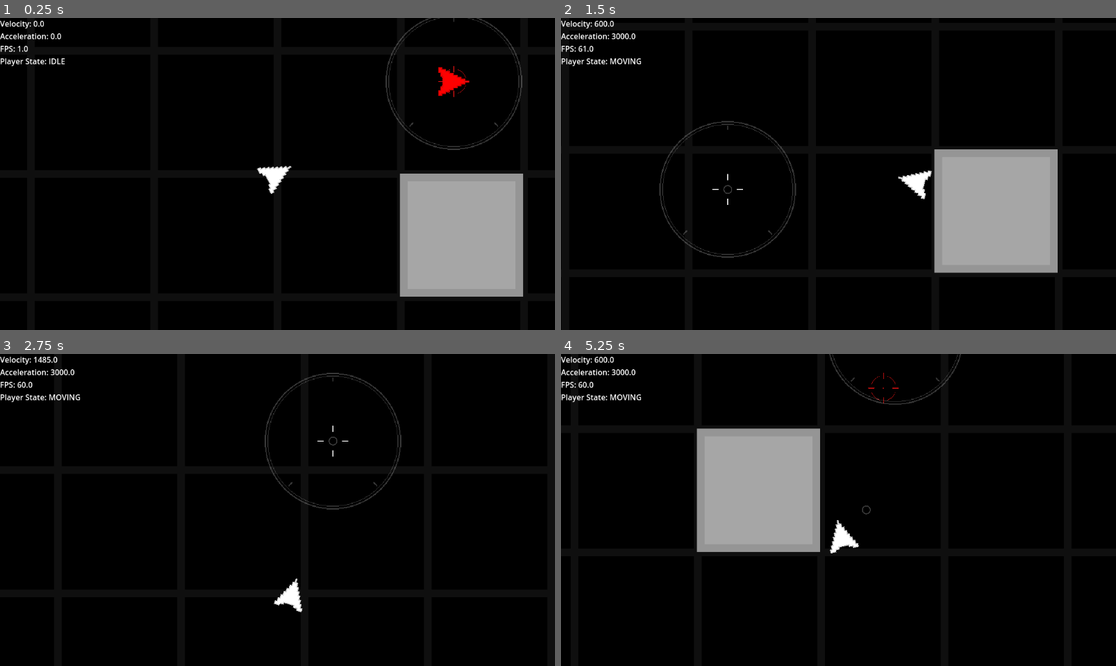
Above: before the commit, frames 1-4 (two rows, left to right).
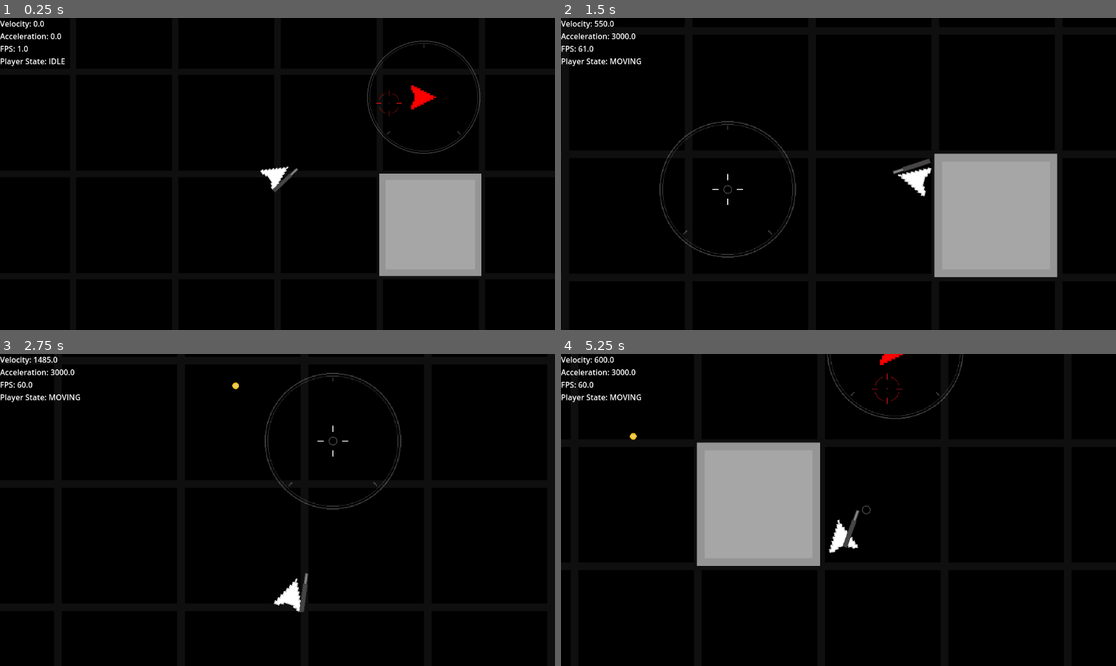
Above: after the commit, the same moments.

Repository: Morogox/AC2D
Game: Godot game, scene res://Scenes/main.tscn
The game is run twice, just before and just after one commit, with the same random seed, the same clock (stepped at 60 frames per second) and the same inputs.
Inputs (mouse positions are in pixels of both pictures, inside the frame that each line leads up to):
- Up to frame 1 (0.25 s): no input
- Up to frame 2 (1.5 s): move the mouse to (960, 158) at 0.52 s; hold D (ui_right) 0.53-1.28 s; hold Right mouse button (ui_fireR, bound only after the commit) 0.53-1.28 s; move the mouse to (727, 189) at 1.27 s; hold S (ui_down) from 1.28 s (still down); right-click (727, 189) at 1.35 s
- Up to frame 3 (2.75 s): move the mouse to (333, 441) at 2.02 s; release S (ui_down) at 2.03 s; hold D (ui_right) from 2.03 s (still down); hold Right mouse button (ui_fireR, bound only after the commit) from 2.03 s (still down)
- Up to frame 4 (5.25 s): move the mouse to (810, 572) at 2.77 s; release D (ui_right) at 2.78 s; release Right mouse button (ui_fireR, bound only after the commit) at 2.78 s; hold W (ui_up) 2.78-3.53 s; right-click (810, 572) at 2.85 s; move the mouse to (1005, 556) at 3.52 s; hold Right mouse button (ui_fireR, bound only after the commit) 3.53-4.28 s; hold A (ui_left) 3.53-5.03 s; move the mouse to (672, 463) at 4.27 s; right-click (672, 463) at 4.35 s; move the mouse to (866, 510) at 5.02 s; hold S (ui_down) from 5.03 s (still down); hold Right mouse button (ui_fireR, bound only after the commit) from 5.03 s (still down)

The runs differ from the first frame. In frame 1, 6.6% of the frame differs, in the area x 46-95%, y 0-90%; in frame 2, 1.0%; in frame 3, 0.1%; in frame 4, 2.8%.

Commit message:
1.6.0.0 | Basic firing, line intercept

Diff:
--- /dev/null
+++ b/Scenes/bullet_1_scene.tscn
@@ -0,0 +1,20 @@
+[gd_scene load_steps=4 format=3 uid="uid://c5jgi3tre1pim"]
+
+[ext_resource type="Script" uid="uid://c68fc3caejv1y" path="res://Scripts/bullet.gd" id="1_oduel"]
+[ext_resource type="Texture2D" uid="uid://qp7hvfuahtvq" path="res://Assets/Sprites/sBullet1.png" id="2_ycag2"]
+
+[sub_resource type="RectangleShape2D" id="RectangleShape2D_6afsh"]
+size = Vector2(53, 56)
+
+[node name="Bullet" type="Area2D"]
+scale = Vector2(0.25, 0.25)
+script = ExtResource("1_oduel")
+
+[node name="CollisionShape2D" type="CollisionShape2D" parent="."]
+position = Vector2(0.5, 0)
+shape = SubResource("RectangleShape2D_6afsh")
+
+[node name="Sprite2D" type="Sprite2D" parent="."]
+texture = ExtResource("2_ycag2")
+
+[connection signal="body_entered" from="." to="." method="_on_Bullet_body_entered"]
--- /dev/null
+++ b/Scenes/gun_scene.tscn
@@ -0,0 +1,13 @@
+[gd_scene load_steps=3 format=3 uid="uid://dgx8hr7cx7jni"]
+
+[ext_resource type="Texture2D" uid="uid://g7lfgpha7jij" path="res://Assets/Sprites/sGun1.png" id="1_nxj5y"]
+[ext_resource type="Script" uid="uid://cplmt67onjenl" path="res://Scripts/gun.gd" id="1_oqrbh"]
+
+[node name="Gun" type="Node2D"]
+script = ExtResource("1_oqrbh")
+
+[node name="Sprite2D" type="Sprite2D" parent="."]
+texture = ExtResource("1_nxj5y")
+
+[node name="Muzzle" type="Marker2D" parent="."]
+position = Vector2(29, 0)
--- a/Scenes/main.tscn
+++ b/Scenes/main.tscn
@@ -1,16 +1,16 @@
 [gd_scene load_steps=17 format=4 uid="uid://daaibwlrdvici"]
 
 [ext_resource type="Script" uid="uid://dw377tgd73n1r" path="res://Scripts/main.gd" id="1_8gbba"]
-[ext_resource type="PackedScene" uid="uid://cm1ypv0i4khfh" path="res://Scenes/player.tscn" id="1_jjgbg"]
+[ext_resource type="PackedScene" uid="uid://cm1ypv0i4khfh" path="res://Scenes/player_scene.tscn" id="1_jjgbg"]
 [ext_resource type="Texture2D" uid="uid://byc14rqdr7qkx" path="res://Assets/Sprites/sBg_grid.png" id="2_bo1nx"]
 [ext_resource type="Script" uid="uid://dvbw0f0vayhlb" path="res://Scripts/ui_canvas.gd" id="4_jjvhh"]
 [ext_resource type="Script" uid="uid://dxg863jsyfhsg" path="res://Scripts/camera_2d.gd" id="5_6bp64"]
-[ext_resource type="PackedScene" uid="uid://d1akjn2tj52ak" path="res://Scenes/boundaries.tscn" id="5_21xkr"]
-[ext_resource type="PackedScene" uid="uid://dnr0xfy60q8vg" path="res://Scenes/walls.tscn" id="6_6bp64"]
+[ext_resource type="PackedScene" uid="uid://d1akjn2tj52ak" path="res://Scenes/boundaries_scene.tscn" id="5_21xkr"]
+[ext_resource type="PackedScene" uid="uid://dnr0xfy60q8vg" path="res://Scenes/walls_scene.tscn" id="6_6bp64"]
 [ext_resource type="Texture2D" uid="uid://b5dnubr70jus0" path="res://Assets/Sprites/sCrossHair2.png" id="8_ynf5e"]
-[ext_resource type="Script" uid="uid://evi7hqo4ltu0" path="res://Scripts/sCrosshair2D.gd" id="9_hptm8"]
+[ext_resource type="Script" uid="uid://evi7hqo4ltu0" path="res://Scripts/crosshair.gd" id="9_hptm8"]
 [ext_resource type="Script" uid="uid://b5487pqbnd0vf" path="res://Scripts/mouse.gd" id="10_6iyac"]
-[ext_resource type="PackedScene" uid="uid://73enh6o7bhxu" path="res://Scenes/enemy_1.tscn" id="10_hptm8"]
+[ext_resource type="PackedScene" uid="uid://73enh6o7bhxu" path="res://Scenes/enemy_1_scene.tscn" id="10_hptm8"]
 [ext_resource type="Texture2D" uid="uid://cc0pbkdnowfbj" path="res://Assets/Sprites/sCrossHair4.png" id="11_fdnlq"]
 [ext_resource type="Texture2D" uid="uid://dpwfo1l3lm33i" path="res://Assets/Sprites/sCrossHairHud1.png" id="11_jkdf5"]
 [ext_resource type="Texture2D" uid="uid://crbfqohs8565c" path="res://Assets/Sprites/sCrossHair3.png" id="11_wsu2k"]
@@ -43,10 +43,11 @@
 position_smoothing_speed = 100.0
 script = ExtResource("5_6bp64")
 player = NodePath("../Player")
+base_zoom = Vector2(1, 1)
 
 [node name="Boundaries" parent="." instance=ExtResource("5_21xkr")]
 
-[node name="Walls" parent="." instance=ExtResource("6_6bp64")]
+[node name="Walls" parent="." groups=["object"] instance=ExtResource("6_6bp64")]
 position = Vector2(382, 127)
 
 [node name="Enemy1" parent="." instance=ExtResource("10_hptm8")]
@@ -62,6 +63,7 @@
 free_sprite = ExtResource("8_ynf5e")
 soft_lock_sprite = ExtResource("11_wsu2k")
 full_lock_sprite = ExtResource("11_wsu2k")
+full_lock_time = 60.0
 
 [node name="sCrosshair" type="Sprite2D" parent="Crosshair"]
 scale = Vector2(0.25, 0.25)
--- a/Scenes/player.tscn
+++ b/Scenes/player_scene.tscn
@@ -1,7 +1,9 @@
-[gd_scene load_steps=4 format=3 uid="uid://cm1ypv0i4khfh"]
+[gd_scene load_steps=6 format=3 uid="uid://cm1ypv0i4khfh"]
 
 [ext_resource type="Script" uid="uid://1ni3c7akuq3o" path="res://Scripts/player.gd" id="1_cvnsp"]
 [ext_resource type="Texture2D" uid="uid://dlene4qb0n80t" path="res://Assets/Sprites/sPlayer.png" id="1_v0iea"]
+[ext_resource type="PackedScene" uid="uid://dgx8hr7cx7jni" path="res://Scenes/gun_scene.tscn" id="3_6t5aa"]
+[ext_resource type="PackedScene" uid="uid://c5jgi3tre1pim" path="res://Scenes/bullet_1_scene.tscn" id="4_q0huo"]
 
 [sub_resource type="RectangleShape2D" id="RectangleShape2D_cvnsp"]
 size = Vector2(64, 60)
@@ -18,3 +20,8 @@
 [node name="Camera2D" type="Camera2D" parent="."]
 enabled = false
 position_smoothing_enabled = true
+
+[node name="Gun" parent="." instance=ExtResource("3_6t5aa")]
+position = Vector2(9, 24)
+scale = Vector2(1.4, 1.4)
+bullet_scene = ExtResource("4_q0huo")
--- /dev/null
+++ b/Scripts/bullet.gd
@@ -0,0 +1,21 @@
+extends Area2D
+
+@export var lifetime: float = 2.0   # seconds before auto-destroy
+
+var life_timer := 0.0
+var damage: int = 0          # placeholder, will be set by gun
+var speed: float = 2000.0    # placeholder, will be set by gun
+func _process(delta):
+	# Move forward in the bullet's rotation direction
+	position += Vector2.RIGHT.rotated(rotation) * speed * delta
+
+	# Auto-destroy after lifetime
+	life_timer += delta
+	if life_timer >= lifetime:
+		queue_free()
+
+	# Detect collision
+func _on_Bullet_body_entered(body):
+	if body.is_in_group("enemies"):
+		# Handle hit logic (damage, effects, etc.)
+		queue_free()
--- a/Scripts/camera_2d.gd
+++ b/Scripts/camera_2d.gd
@@ -12,7 +12,7 @@
 @export var tilt_speed = 8.0
 @export var target_tilt = 0.0
 
-@export var base_zoom = Vector2(1, 1)       # normal zoom
+@export var base_zoom = Vector2(0.3, 0.3)       # normal zoom
 @export var dodge_zoom = Vector2(0.75, 0.75) # zoom out when dodging
 @export var zoom_speed = 15.0                # how quickly it lerps
 var target_zoom = base_zoom
--- a/Scripts/sCrosshair2D.gd
+++ b/Scripts/crosshair.gd
@@ -16,9 +16,9 @@
 var cursor_pos = get_global_mouse_position()
 
 @export var soft_lock_radius = 400.0  # in pixels
-@export var soft_lock_speed = 10.0  # lerp factor
-@export var full_lock_time = 0.1   # base time to switch to full lock
-@export var free_radius = 1000.0  # pixels; how far mouse can go from target before releasing lock
+@export var soft_lock_speed = 10.0    # lerp factor
+@export var full_lock_time = 0.1      # base time to switch to full lock
+@export var free_radius = 1000.0      # pixels; how far mouse can go from target before releasing lock
 
 var soft_lock_timer = 0.0
 
--- a/Scripts/enemy_1.gd
+++ b/Scripts/enemy_1.gd
@@ -1,16 +1,19 @@
 extends CharacterBody2D
-var direction = 1  # 1 = down, -1 = up
+var direction = 1
+var speed = 1000  # pixels per second
+
 func _ready():
-	# Placeholder setup
-	print("Enemy spawned at ", global_position)
 	add_to_group("enemies")
 
+func _process(delta):
+	# Update position
+	global_position.x += speed * delta * direction
 
-func _process(delta):
-	global_position.x += 1000 * delta * direction
-	# reverse when reaching limits
+	# Update velocity vector
+	velocity = Vector2(speed * direction, 0)
+
+	# Reverse direction at limits
 	if global_position.x > 3000:
 		direction = -1
 	elif global_position.x < -3000:
 		direction = 1
-	pass
--- /dev/null
+++ b/Scripts/gun.gd
@@ -0,0 +1,62 @@
+extends Node2D
+@export var rotation_speed = 20
+@export var bullet_scene: PackedScene
+@onready var crosshair = get_tree().root.get_node("Main/Crosshair")
+@onready var muzzle = $Muzzle   # Marker2D
+
+@export var damage = 100
+@export var bullet_speed = 2000
+
+var target_angle = null
+var cooldown := 0.5
+var timer := 0.0
+func _process(delta):
+	timer = max(timer - delta, 0.0)
+
+	if crosshair.target_enemy and crosshair.state == crosshair.CrosshairState.FULL_LOCK:
+		target_angle = (crosshair.target_enemy.global_position - global_position).normalized().angle()
+		var target_pos = crosshair.target_enemy.global_position
+		var target_vel = crosshair.target_enemy.velocity  # Make sure your enemy has a velocity property
+		var predicted_pos = predict_intercept(global_position, target_pos, target_vel, bullet_speed)
+		var target_angle = (predicted_pos - global_position).angle()
+		global_rotation = lerp_angle(global_rotation, target_angle, delta * rotation_speed)
+	elif crosshair.target_enemy and crosshair.state == crosshair.CrosshairState.SOFT_LOCK:
+		target_angle = (crosshair.global_position - global_position).normalized().angle()
+		global_rotation = lerp_angle(global_rotation, target_angle, delta * rotation_speed)
+	else:
+		target_angle = (crosshair.global_position - global_position).angle()
+		global_rotation = lerp_angle(global_rotation, target_angle, delta * rotation_speed)
+
+func shoot():
+	if timer > 0.0:
+		return
+	timer = cooldown
+	var bullet = bullet_scene.instantiate()
+	bullet.global_position = muzzle.global_position
+	bullet.rotation = global_rotation
+	bullet.damage = damage  # pass damage to bullet
+	bullet.speed = bullet_speed  # pass damage to bullet
+	get_tree().current_scene.add_child(bullet)
+
+# Predict where to shoot to hit a moving target
+func predict_intercept(shooter_pos: Vector2, target_pos: Vector2, target_vel: Vector2, projectile_speed: float) -> Vector2:
+	var to_target = target_pos - shooter_pos
+	var a = target_vel.length_squared() - projectile_speed * projectile_speed
+	var b = 2 * to_target.dot(target_vel)
+	var c = to_target.length_squared()
+
+	var discriminant = b*b - 4*a*c
+
+	if discriminant < 0 or abs(a) < 0.001:
+		# No solution, just aim at current position
+		return target_pos
+
+	var t1 = (-b + sqrt(discriminant)) / (2*a)
+	var t2 = (-b - sqrt(discriminant)) / (2*a)
+	var t = min(t1, t2)
+	if t < 0:
+		t = max(t1, t2)
+	if t < 0:
+		return target_pos  # target is moving away too fast
+
+	return target_pos + target_vel * t
--- a/Scripts/main.gd
+++ b/Scripts/main.gd
@@ -1,4 +1,4 @@
 extends Node2D
 func _ready():
 	#Input.set_mouse_mode(Input.MOUSE_MODE_HIDDEN)
-	pass
+	Engine.max_fps = 60
--- a/Scripts/player.gd
+++ b/Scripts/player.gd
@@ -18,6 +18,8 @@
 var is_qBoosting = false
 var qBoost_cd = false
 var qBoost_direction = Vector2.ZERO
+
+@onready var gunR = $Gun
 func _physics_process(delta):
 	#Rotation
 	var cursor_pos = cursor.global_position
@@ -31,6 +33,9 @@
 	input_vector.y = Input.get_action_strength("ui_down") - Input.get_action_strength("ui_up")
 	input_vector = input_vector.normalized()
 
+	#Firing
+	if Input.is_action_pressed("ui_fireR"):
+		gunR.shoot()
 
 	#if input_vector != Vector2.ZERO:
 		#state = PlayerState.MOVING
--- a/project.godot
+++ b/project.godot
@@ -22,6 +22,7 @@
 [global_group]
 
 enemies=""
+object=""
 
 [input]
 
@@ -58,6 +59,11 @@
 "events": [Object(InputEventKey,"resource_local_to_scene":false,"resource_name":"","device":-1,"window_id":0,"alt_press …(195 unchanged characters)…
 ]
 }
+ui_fireR={
+"deadzone": 0.2,
+"events": [Object(InputEventMouseButton,"resource_local_to_scene":false,"resource_name":"","device":-1,"window_id":0,"alt_pressed":false,"shift_pressed":false,"ctrl_pressed":false,"meta_pressed":false,"button_mask":2,"position":Vector2(49, 9),"global_position":Vector2(58, 57),"factor":1.0,"button_index":2,"canceled":false,"pressed":true,"double_click":false,"script":null)
+]
+}
 
 [rendering]
 
Binary file added: Assets/Sprites/sBullet1.png
Not shown, added: Assets/Sprites/sBullet1.png.import
Binary file added: Assets/Sprites/sGun1.png
Not shown, added: Assets/Sprites/sGun1.png.import
Renamed: Scenes/boundaries.tscn -> Scenes/boundaries_scene.tscn
Renamed: Scenes/enemy_1.tscn -> Scenes/enemy_1_scene.tscn
Renamed: Scenes/walls.tscn -> Scenes/walls_scene.tscn
Not shown, added: Scripts/bullet.gd.uid
Renamed: Scripts/sCrosshair2D.gd.uid -> Scripts/crosshair.gd.uid
Not shown, added: Scripts/gun.gd.uid
